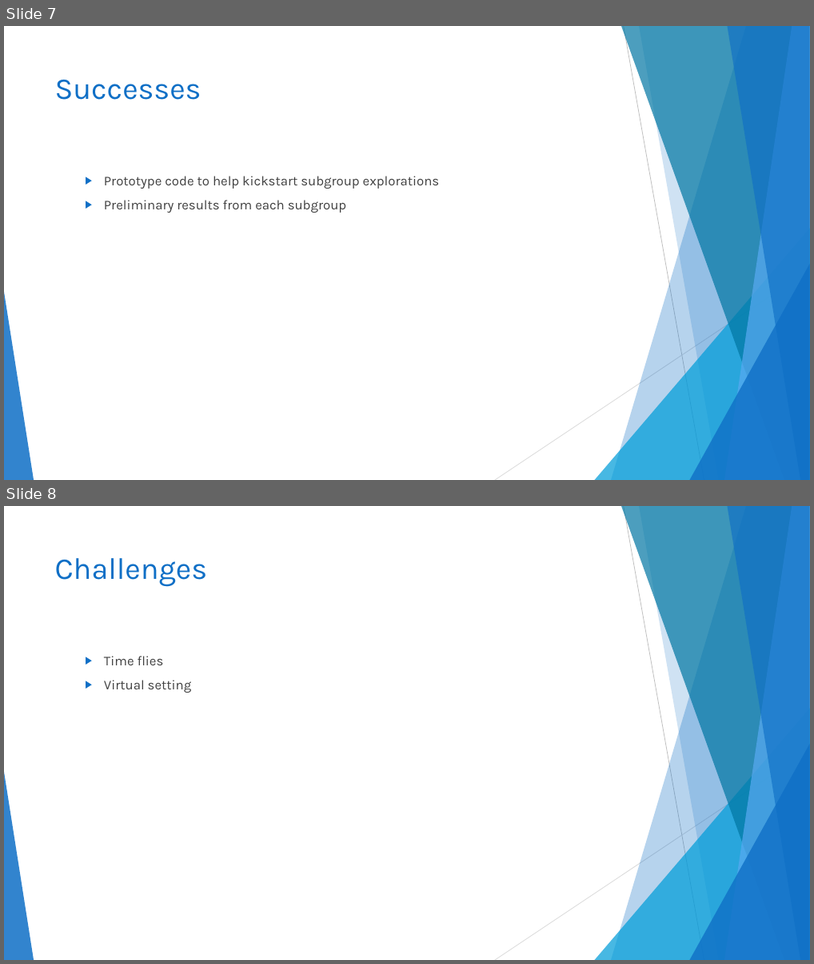
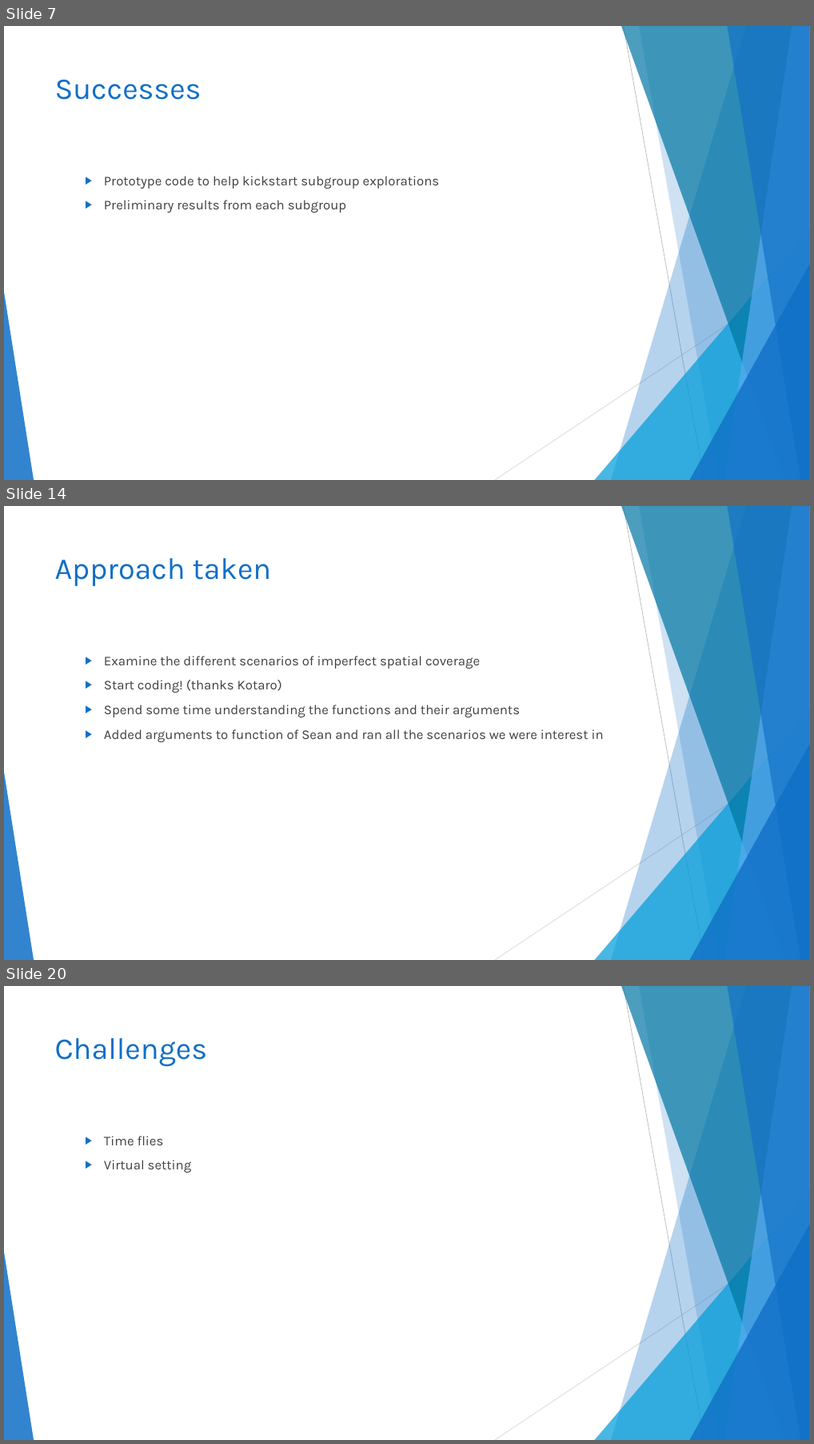
Before and after one commit to TESA-workshops/sim-geostat-survey, a slide deck: report/sim-geostat-survey-report.pptx. Shown one above the other, each under a label of ours: slides 7 and 8 before the commit, slides 7, 14 and 20 after it; the slides between them are not shown. The pictures are 814x964 and 814x1444 pixels, drawn with LibreOffice and Linux fonts; fonts in the diff are those of the drawing. Boxes give left, top, right and bottom in pixels: in the first picture for what was removed or moved away, otherwise in the second. Text is boxed around its words. In the diff, an @@ line names an element or a change of style, - is before the commit and + after.

```diff
--- a/report/sim-geostat-survey-report.pptx
+++ b/report/sim-geostat-survey-report.pptx
@@ slide 14 added at (x1=4, y1=506, x2=810, y2=960), background #FFFFFF; not listed: 10 template elements that a slide beside it also shows @@
@@ title added at (x1=55, y1=558, x2=271, y2=586), 36 pt, text #0F6FC6 @@
+Approach taken
@@ text added at (x1=104, y1=656, x2=604, y2=742), 16 pt, text #404040 @@
+  ▶ Examine the different scenarios of imperfect spatial coverage
+  ▶ Start coding! (thanks Kotaro)
+  ▶ Spend some time understanding the functions and their arguments
+  ▶ Added arguments to function of Sean and ran all the scenarios we were interest in
@@ what was slide 8 is now slide 20 @@
```
Also in this commit, not shown: 1 slide changed, 11 other slides added.
